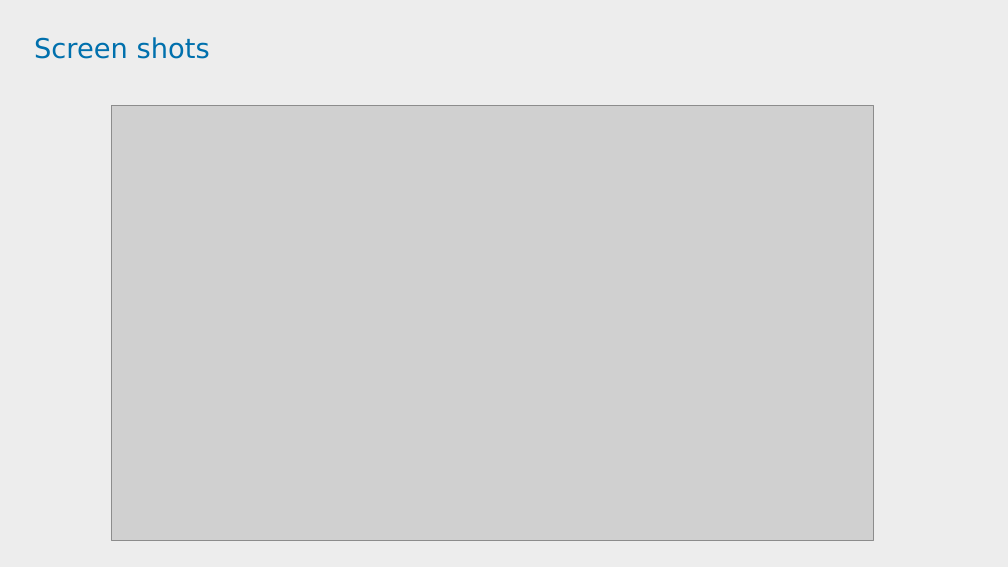
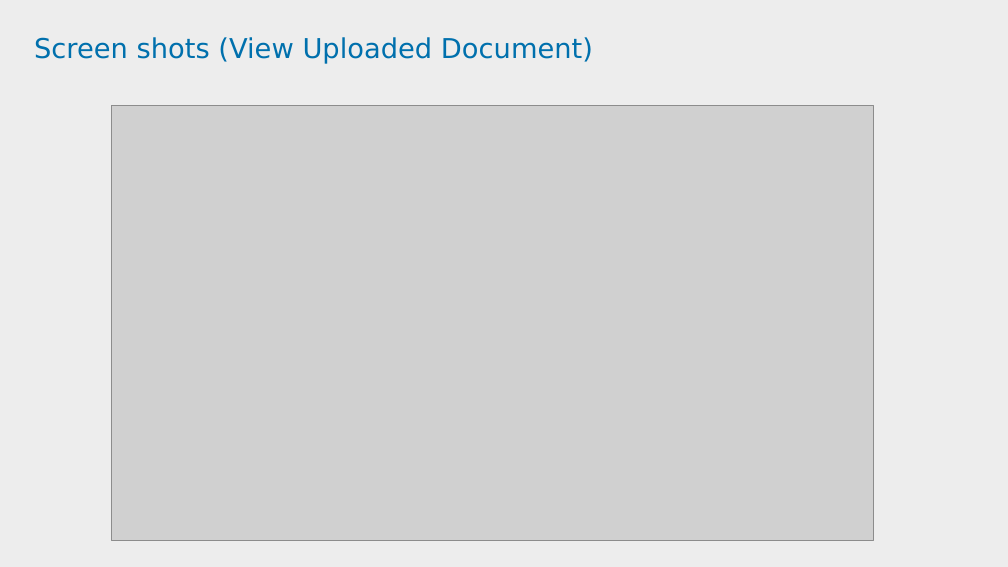
Before and after one commit to tusharp8764/project, a slide deck: slide 23 of Policy Endorsement PPT--FINAL.pptx (slide 22 before the commit). Drawn at 1008x567 pixels with LibreOffice and Linux fonts; fonts in the diff are those of the drawing; grey boxes stand for pictures; background and template pictures are left out. Boxes give left, top, right and bottom in pixels: in the first picture for what was removed or moved away, otherwise in the second. Text is boxed around its words. In the diff, an @@ line names an element or a change of style, - is before the commit and + after.

```diff
--- a/Policy Endorsement PPT--FINAL.pptx
+++ b/Policy Endorsement PPT--FINAL.pptx
@@ title at (34,37,593,64): text changed @@
-Screen shots
+Screen shots (View Uploaded Document)
```
Also in this commit, not shown: 10 other slides changed, 1 slide added.
